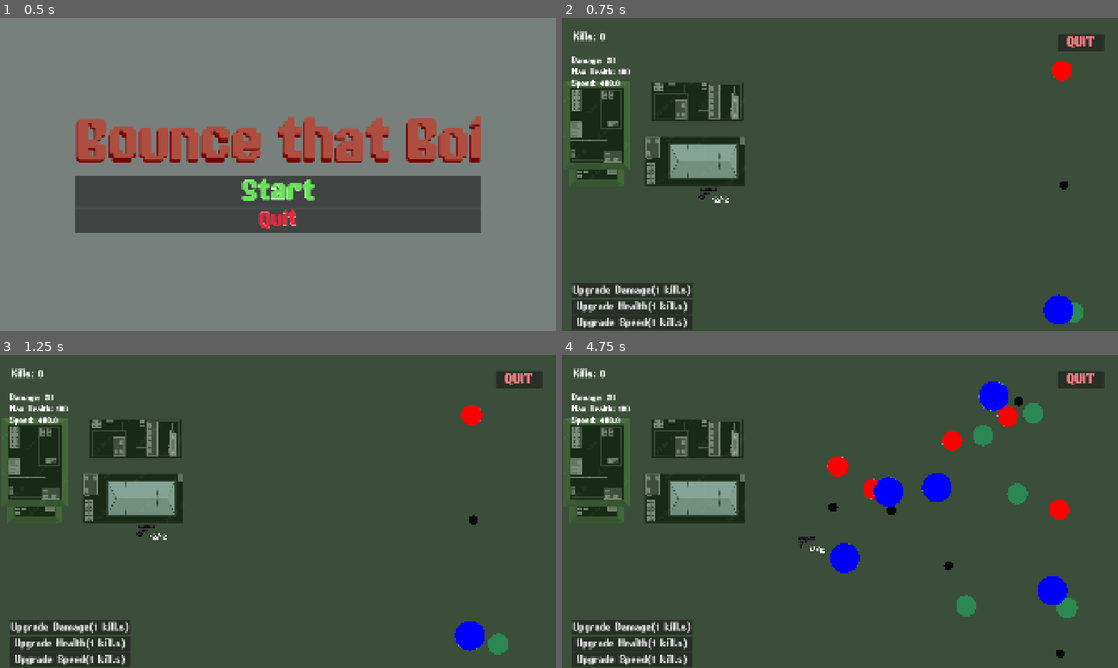
Above: before the commit, frames 1-4 (two rows, left to right).
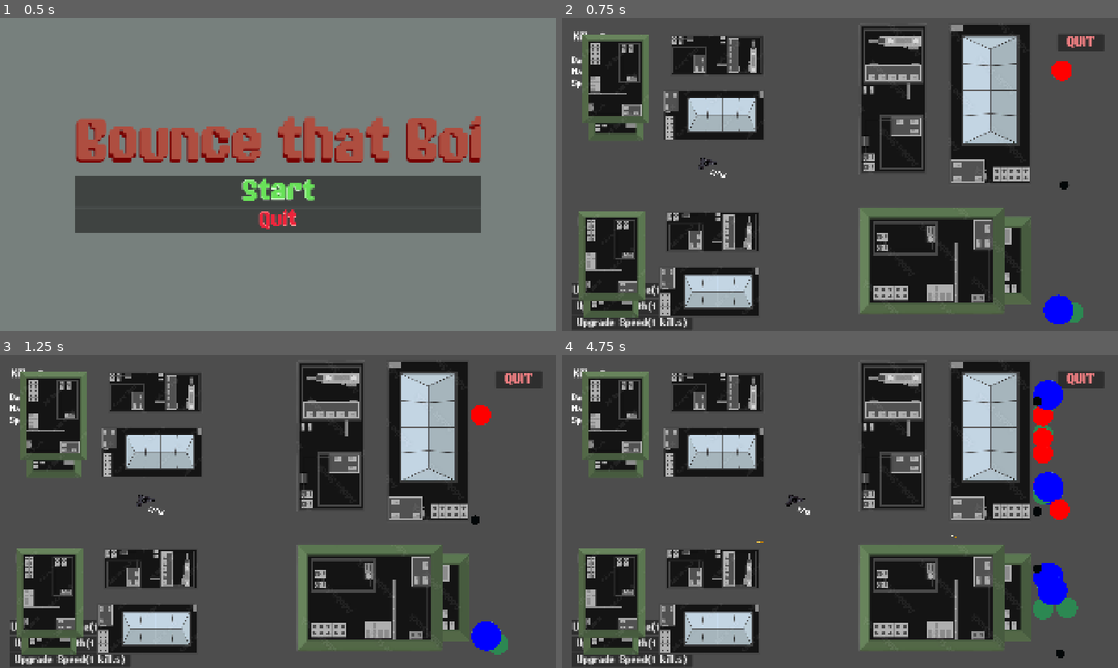
Above: after the commit, the same moments.

Repository: leo434472-oss/godot-game
Game: Godot game, scene res://main_menu.tscn
Two runs of this game, one before a commit and one after it. Both use one fixed random seed, a clock stepped at 60 frames per second and the inputs below.
Inputs (mouse positions are in pixels of both pictures, inside the frame that each line leads up to):
- Up to frame 1 (0.5 s): no input
- Up to frame 2 (0.75 s): click "Start" at 0.5 s
- Up to frame 3 (1.25 s): no input
- Up to frame 4 (4.75 s): move the mouse to (962, 495) at 1.27 s; press the mouse at (962, 495) at 1.28 s; hold Right (ui_right) 1.28-2.03 s; move the mouse to (728, 527) at 2.02 s; release the mouse at (728, 527) at 2.03 s; hold Down (ui_down) 2.03-2.78 s; click (728, 527) at 2.1 s; move the mouse to (895, 442) at 2.77 s; press the mouse at (895, 442) at 2.78 s; hold Right (ui_right) 2.78-3.53 s; move the mouse to (812, 574) at 3.52 s; release the mouse at (812, 574) at 3.53 s; hold Up (ui_up) 3.53-4.28 s; click (812, 574) at 3.6 s; move the mouse to (1006, 558) at 4.27 s; press the mouse at (1006, 558) at 4.28 s; hold Left (ui_left) from 4.28 s (still down)

Frame 1 is identical in both runs. In frame 2, 39% of the frame differs, in the area x 0-85%, y 1-96%; in frame 3, 40%; in frame 4, 42%, in the area x 0-91%, y 1-96%.

Commit message:
Update level.tscn

Diff:
--- a/level.tscn
+++ b/level.tscn
@@ -7,33 +7,43 @@
 [ext_resource type="Texture2D" uid="uid://c0kgw73bet41u" path="res://1000_F_238160225_JE2dSQuY2neTOui4HunAMlX5lC3MqSA0 (1).png" id="5_f2txt"]
 
 [sub_resource type="RectangleShape2D" id="RectangleShape2D_h3wsx"]
-size = Vector2(424, 567)
+size = Vector2(437.44147, 547.7501)
 
 [sub_resource type="RectangleShape2D" id="RectangleShape2D_r3u8s"]
-size = Vector2(596, 270)
+size = Vector2(638.42883, 313)
 
 [sub_resource type="RectangleShape2D" id="RectangleShape2D_05w1u"]
-size = Vector2(353, 122)
+size = Vector2(387.156, 145.40375)
 
 [sub_resource type="RectangleShape2D" id="RectangleShape2D_kp4u4"]
-size = Vector2(647, 326)
-
-[sub_resource type="RectangleShape2D" id="RectangleShape2D_4gyqm"]
-size = Vector2(1158, 395.00006)
-
-[sub_resource type="RectangleShape2D" id="RectangleShape2D_qi2p4"]
-size = Vector2(94, 1989)
-
-[sub_resource type="RectangleShape2D" id="RectangleShape2D_iifgy"]
-size = Vector2(1213, 148)
-
-[sub_resource type="RectangleShape2D" id="RectangleShape2D_ojleq"]
-size = Vector2(212.00012, 2310.5)
+size = Vector2(645.3732, 326)
+
+[sub_resource type="RectangleShape2D" id="RectangleShape2D_ajodo"]
+size = Vector2(511, 230)
+
+[sub_resource type="RectangleShape2D" id="RectangleShape2D_ntjt8"]
+size = Vector2(558.5, 295)
+
+[sub_resource type="RectangleShape2D" id="RectangleShape2D_f2txt"]
+size = Vector2(385.00003, 609.5)
+
+[sub_resource type="RectangleShape2D" id="RectangleShape2D_1ainy"]
+size = Vector2(170, 1165)
+
+[sub_resource type="RectangleShape2D" id="RectangleShape2D_61boy"]
+size = Vector2(2041, 465)
+
+[sub_resource type="RectangleShape2D" id="RectangleShape2D_itgm1"]
+size = Vector2(486, 2054)
+
+[sub_resource type="RectangleShape2D" id="RectangleShape2D_krcgb"]
+size = Vector2(3629, 1068)
 
 [node name="level" type="Node2D" unique_id=1452691641]
 script = ExtResource("1_u52ul")
 
 [node name="CharacterBody2D" type="StaticBody2D" parent="." unique_id=2065741569]
+position = Vector2(50, 450)
 scale = Vector2(0.545, 0.545)
 collision_layer = 3
 
@@ -59,10 +69,10 @@
 shape = SubResource("RectangleShape2D_kp4u4")
 
 [node name="ColorRect" type="ColorRect" parent="." unique_id=630661440]
-offset_left = -4.0
-offset_top = -11.0
-offset_right = 1925.0
-offset_bottom = 1079.0
+offset_left = -2159.0
+offset_top = -205.0
+offset_right = -230.0
+offset_bottom = 885.0
 color = Color(0.11372549, 0.30980393, 0.09019608, 0.37254903)
 
 [node name="Timer" type="Timer" parent="." unique_id=1709929050]
@@ -99,7 +109,7 @@
 layout_mode = 0
 offset_left = 34.0
 offset_top = 130.0
-offset_right = 139.0
+offset_right = 144.0
 offset_bottom = 341.0
 
 [node name="DamageSt" type="Label" parent="UI/Stats" unique_id=1012961486]
@@ -124,10 +134,10 @@
 anchor_top = 0.5
 anchor_right = 0.5
 anchor_bottom = 0.5
-offset_left = 950.0
-offset_top = 461.0
-offset_right = 1153.0
-offset_bottom = 696.0
+offset_left = 39.0
+offset_top = 220.0
+offset_right = 242.0
+offset_bottom = 455.0
 grow_horizontal = 2
 grow_vertical = 2
 theme_override_fonts/font = ExtResource("2_0b4ue")
@@ -158,27 +168,96 @@
 theme_override_fonts/font = ExtResource("2_0b4ue")
 theme_override_font_sizes/font_size = 50
 
-[node name="StaticBody2D" type="StaticBody2D" parent="." unique_id=51093097]
+[node name="StaticBody2D" type="StaticBody2D" parent="." unique_id=1326072139]
 rotation = -1.5707964
 collision_layer = 3
-collision_mask = 3
-
-[node name="CollisionShape2D" type="CollisionShape2D" parent="StaticBody2D" unique_id=110514171]
-position = Vector2(-521, -200.00003)
-shape = SubResource("RectangleShape2D_4gyqm")
-
-[node name="CollisionShape2D2" type="CollisionShape2D" parent="StaticBody2D" unique_id=272101902]
-position = Vector2(46.999958, 972)
-rotation = -3.1415925
-shape = SubResource("RectangleShape2D_qi2p4")
-
-[node name="CollisionShape2D3" type="CollisionShape2D" parent="StaticBody2D" unique_id=1691378215]
-position = Vector2(-570.00006, 1987)
-shape = SubResource("RectangleShape2D_iifgy")
-
-[node name="CollisionShape2D4" type="CollisionShape2D" parent="StaticBody2D" unique_id=233346809]
-position = Vector2(-1182, 862.99994)
-shape = SubResource("RectangleShape2D_ojleq")
+
+[node name="Sprite2D" type="Sprite2D" parent="StaticBody2D" unique_id=165726624]
+position = Vector2(-523.339, 1326.0001)
+scale = Vector2(1.1422378, 1.1254567)
+texture = ExtResource("5_f2txt")
+
+[node name="CollisionShape2D" type="CollisionShape2D" parent="StaticBody2D" unique_id=1332465467]
+position = Vector2(-279.50006, 1142)
+shape = SubResource("RectangleShape2D_ajodo")
+
+[node name="CollisionShape2D2" type="CollisionShape2D" parent="StaticBody2D" unique_id=963444654]
+position = Vector2(-299.75006, 1477)
+shape = SubResource("RectangleShape2D_ntjt8")
+
+[node name="CollisionShape2D3" type="CollisionShape2D" parent="StaticBody2D" unique_id=1145955930]
+position = Vector2(-836.50006, 1320.25)
+shape = SubResource("RectangleShape2D_f2txt")
+
+[node name="CollisionShape2D4" type="CollisionShape2D" parent="StaticBody2D" unique_id=621568673]
+
+[node name="CharacterBody2D2" type="StaticBody2D" parent="." unique_id=1898462223]
+position = Vector2(50, 450)
+scale = Vector2(0.545, 0.545)
+collision_layer = 3
+
+[node name="Sprite2D" type="Sprite2D" parent="CharacterBody2D2" unique_id=687338990]
+position = Vector2(582, 735)
+scale = Vector2(1.316, 1.2648903)
+texture = ExtResource("5_f2txt")
+
+[node name="CollisionShape2D" type="CollisionShape2D" parent="CharacterBody2D2" unique_id=275239685]
+position = Vector2(220.18341, 669.72485)
+shape = SubResource("RectangleShape2D_h3wsx")
+
+[node name="CollisionShape2D2" type="CollisionShape2D" parent="CharacterBody2D2" unique_id=234292097]
+position = Vector2(862, 526)
+shape = SubResource("RectangleShape2D_r3u8s")
+
+[node name="CollisionShape2D3" type="CollisionShape2D" parent="CharacterBody2D2" unique_id=1409175134]
+position = Vector2(220.5, 1006)
+shape = SubResource("RectangleShape2D_05w1u")
+
+[node name="CollisionShape2D4" type="CollisionShape2D" parent="CharacterBody2D2" unique_id=1983385348]
+position = Vector2(859.2139, 906.00006)
+shape = SubResource("RectangleShape2D_kp4u4")
+
+[node name="CharacterBody2D3" type="StaticBody2D" parent="." unique_id=1627280044]
+position = Vector2(50, 450)
+scale = Vector2(0.545, 0.545)
+collision_layer = 3
+
+[node name="Sprite2D" type="Sprite2D" parent="CharacterBody2D3" unique_id=1443918878]
+position = Vector2(609.17426, -383.48624)
+scale = Vector2(1.316, 1.2648903)
+texture = ExtResource("5_f2txt")
+
+[node name="CollisionShape2D" type="CollisionShape2D" parent="CharacterBody2D3" unique_id=1675118470]
+position = Vector2(240.36694, -455.04584)
+shape = SubResource("RectangleShape2D_h3wsx")
+
+[node name="CollisionShape2D2" type="CollisionShape2D" parent="CharacterBody2D3" unique_id=1041541414]
+position = Vector2(902.7008, -587.15594)
+shape = SubResource("RectangleShape2D_r3u8s")
+
+[node name="CollisionShape2D3" type="CollisionShape2D" parent="CharacterBody2D3" unique_id=1352722223]
+position = Vector2(255.96333, -116.738525)
+shape = SubResource("RectangleShape2D_05w1u")
+
+[node name="CollisionShape2D4" type="CollisionShape2D" parent="CharacterBody2D3" unique_id=1237378707]
+position = Vector2(906.173, -225.68811)
+shape = SubResource("RectangleShape2D_kp4u4")
+
+[node name="CollisionShape2D" type="CollisionShape2D" parent="." unique_id=1663122176]
+position = Vector2(-77, 569)
+shape = SubResource("RectangleShape2D_1ainy")
+
+[node name="CollisionShape2D2" type="CollisionShape2D" parent="." unique_id=906304845]
+position = Vector2(1022, -227)
+shape = SubResource("RectangleShape2D_61boy")
+
+[node name="CollisionShape2D3" type="CollisionShape2D" parent="." unique_id=2067856274]
+position = Vector2(2151, 434)
+shape = SubResource("RectangleShape2D_itgm1")
+
+[node name="CollisionShape2D4" type="CollisionShape2D" parent="." unique_id=1900533584]
+position = Vector2(1634, 1608)
+shape = SubResource("RectangleShape2D_krcgb")
 
 [connection signal="timeout" from="Timer" to="." method="_on_timer_timeout"]
 [connection signal="timeout" from="UI/Timer2" to="." method="_on_timer_2_timeout"]
